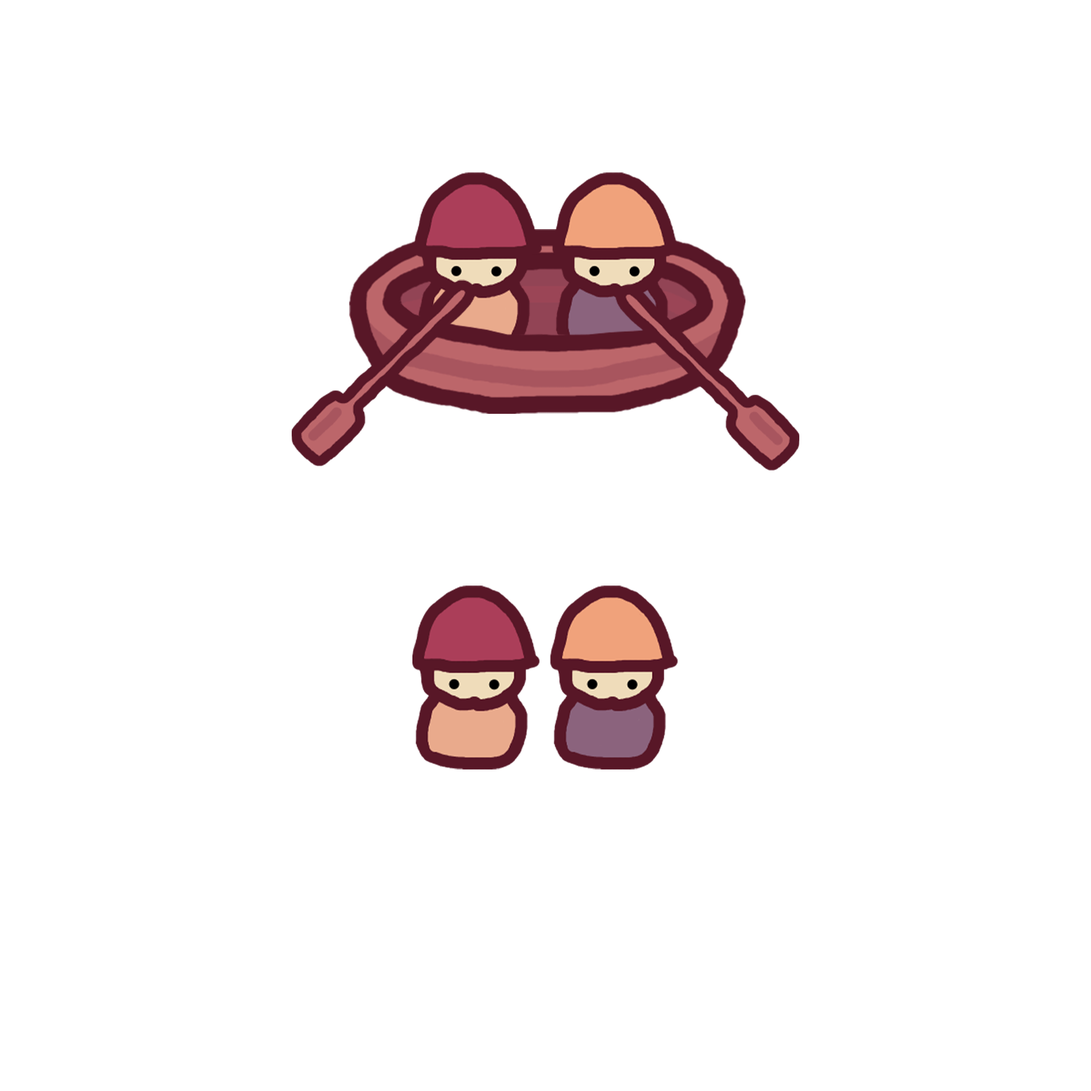
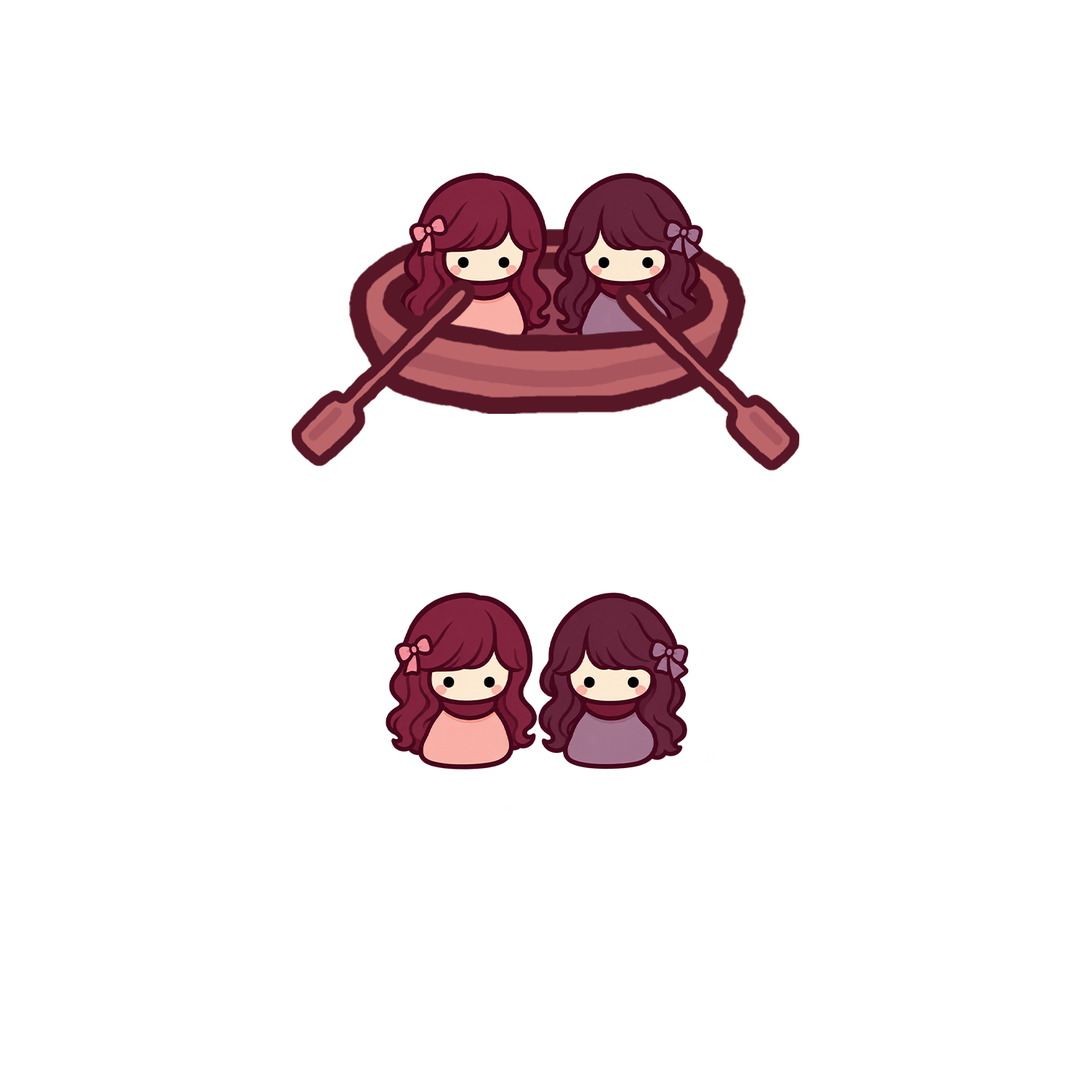
The second 1091 x 1091 image is a revision of the first. Changes to its layers:
added layer "skin 1" (1st of 2) above "skin 1" over [400, 172, 704, 336]
showed "skin 1" (2nd of 2), painted on it over [385, 585, 690, 770]
hid "skin 0" (1st of 2) over [412, 585, 679, 770]
hid "skin 0" (2nd of 2) over [414, 172, 681, 336]
